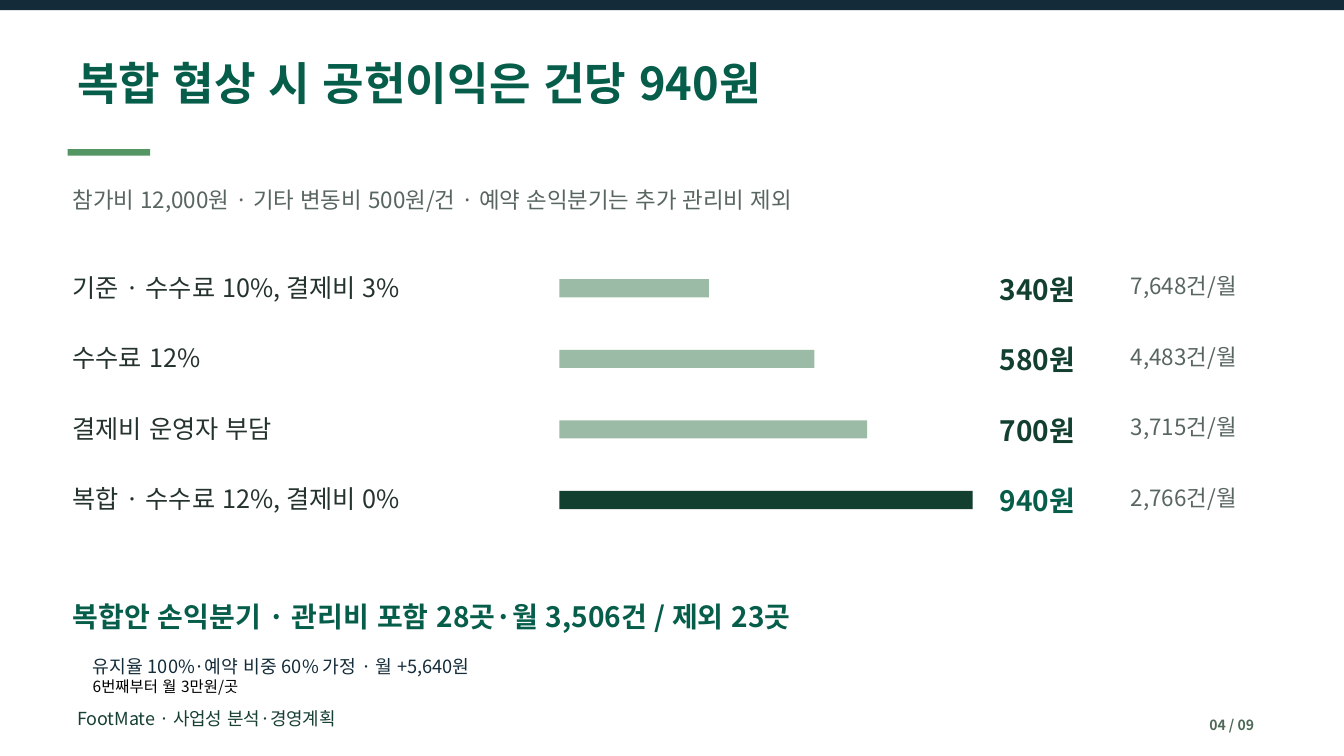
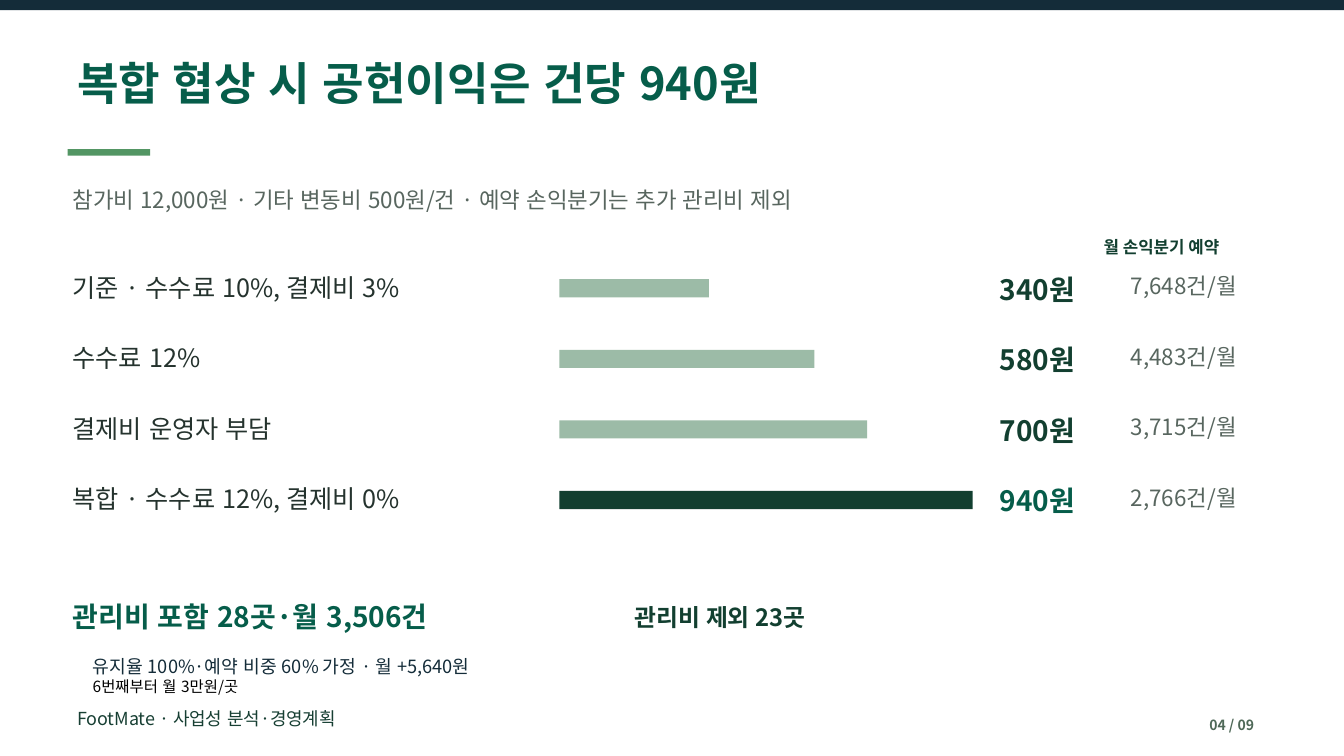
Before and after one commit to dohyunkimmm/footmate-case-study, a slide deck: slide 4 of src/case-study/downloads/footmate_report.pptx. Drawn at 1344x756 pixels with LibreOffice and Linux fonts; fonts in the diff are those of the drawing. Boxes give left, top, right and bottom in pixels: in the first picture for what was removed or moved away, otherwise in the second. Text is boxed around its words. In the diff, an @@ line names an element or a change of style, - is before the commit and + after.

```diff
--- a/src/case-study/downloads/footmate_report.pptx
+++ b/src/case-study/downloads/footmate_report.pptx
@@ text added at [1104, 236, 1219, 258], 12 pt, text #123F30, bold @@
+월 손익분기 예약
@@ text at [73, 603, 427, 633]: text changed @@
-복합안 손익분기 · 관리비 포함 28곳·월 3,506건 / 제외 23곳
+관리비 포함 28곳·월 3,506건
@@ text added at [635, 606, 805, 628], 17 pt, text #123F30, bold @@
+관리비 제외 23곳
```
Also in this commit, not shown: 2 other slides changed, 11 other files.
